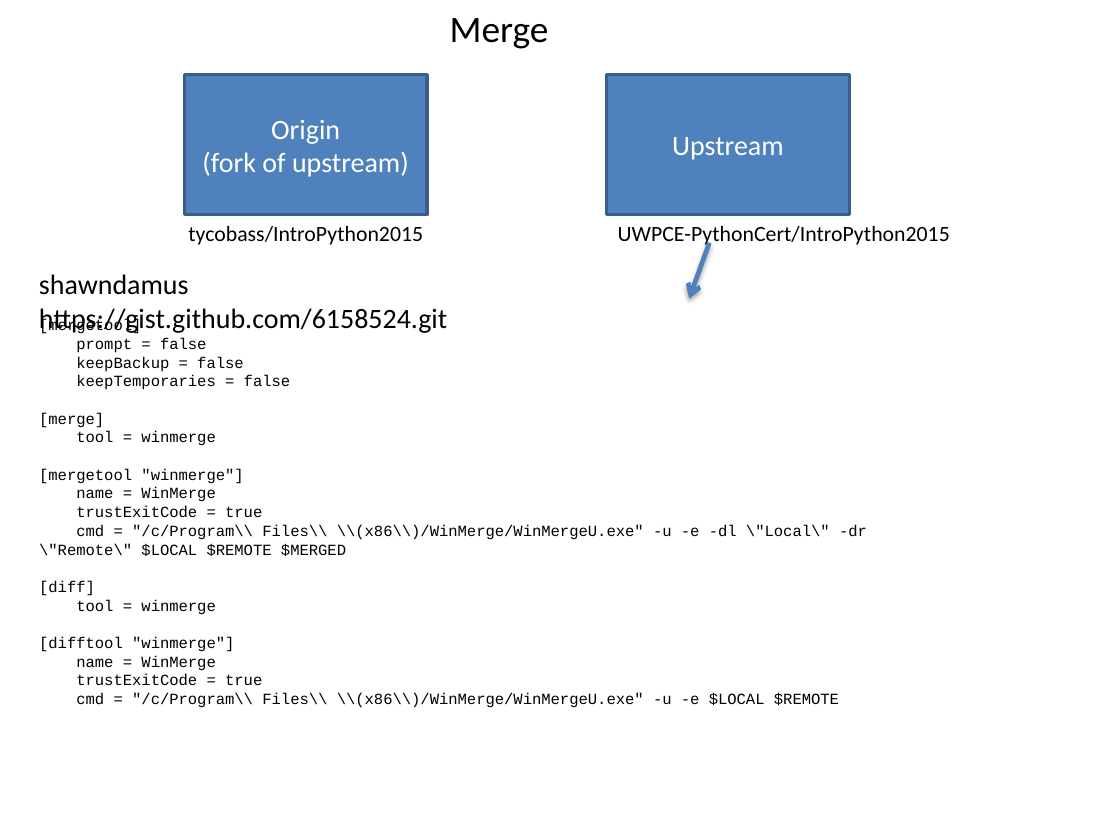
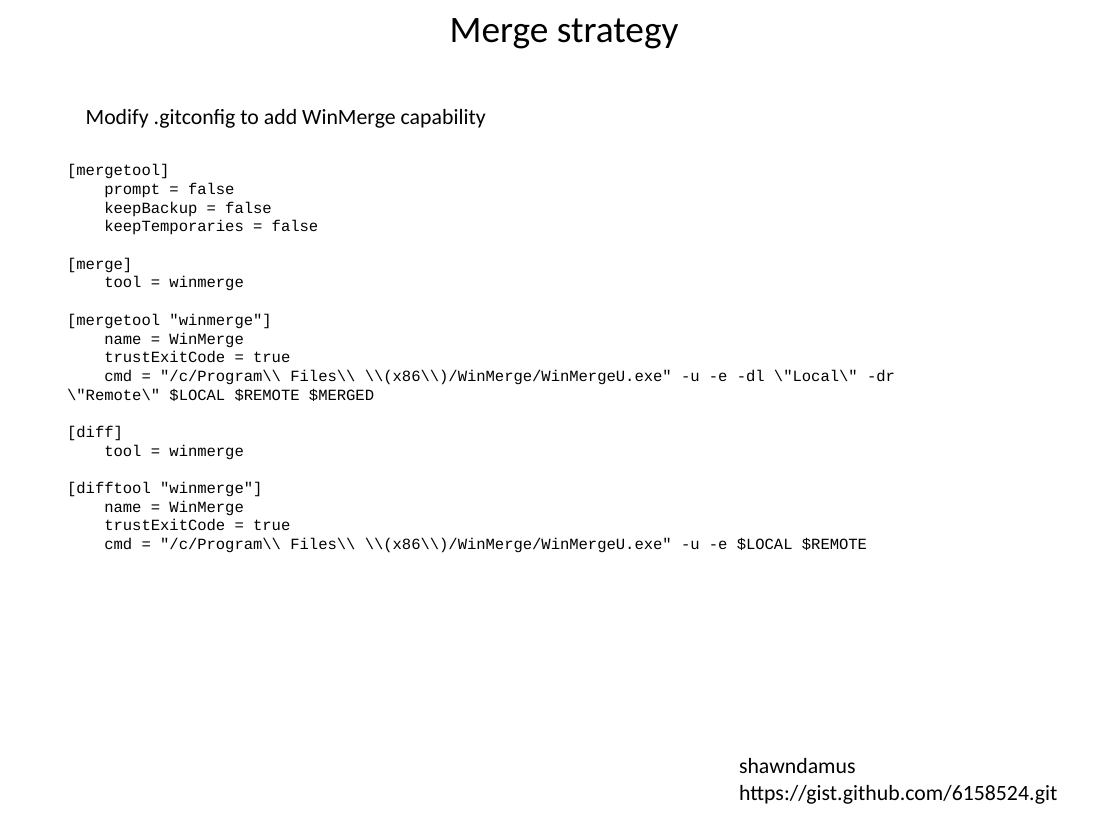
Before and after one commit to UWPCE-PythonCert/IntroToPython-2014, a slide deck: slide 13 of students/eric_v/debris/Using_git.pptx. Drawn at 1120x840 pixels with LibreOffice and Linux fonts; fonts in the diff are those of the drawing. Boxes give left, top, right and bottom in pixels: in the first picture for what was removed or moved away, otherwise in the second. Text is boxed around its words. In the diff, an @@ line names an element or a change of style, - is before the commit and + after.

```diff
--- a/students/eric_v/debris/Using_git.pptx
+++ b/students/eric_v/debris/Using_git.pptx
@@ text at (450,18,679,49): text changed @@
-Merge
+Merge strategy
@@ rectangle removed at (185,75,428,215) @@
-Origin
-(fork of upstream)
@@ rectangle removed at (607,75,850,215) @@
-Upstream
@@ text added at (86,109,486,128), 14 pt, text #000000 @@
+Modify .gitconfig to add WinMerge capability
@@ text "[mergetool]": place and size @@
-text "[mergetool]" at (39,319,867,708)
+text "[mergetool]" at (67,164,895,553)
@@ text removed at (188,226,423,245) @@
-tycobass/IntroPython2015
@@ text removed at (618,226,950,248) @@
-UWPCE-PythonCert/IntroPython2015
@@ arrow removed from (709, 243) to (689, 299) @@
@@ text "shawndamus": place and size @@
-text "shawndamus" at (39,274,447,334)
+text "shawndamus" at (739,758,1057,804)
@@ text "shawndamus" at (739,758,1057,804): size 18 to 14 pt @@
```
Also in this commit, not shown: 2 other slides changed, 1 slide removed.
